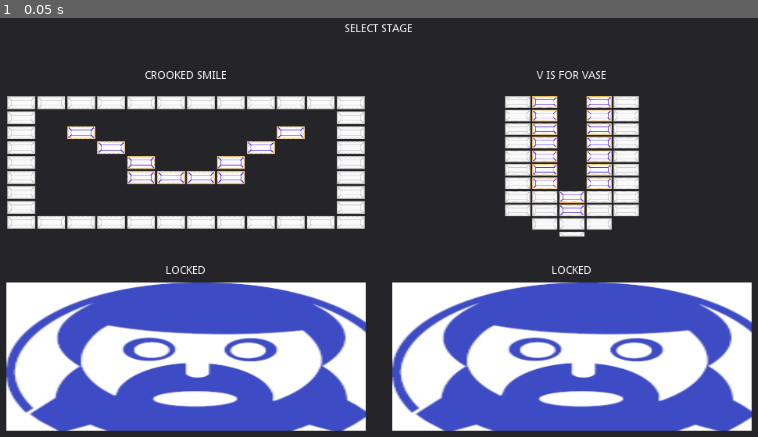
Above: before the commit, frame 1.
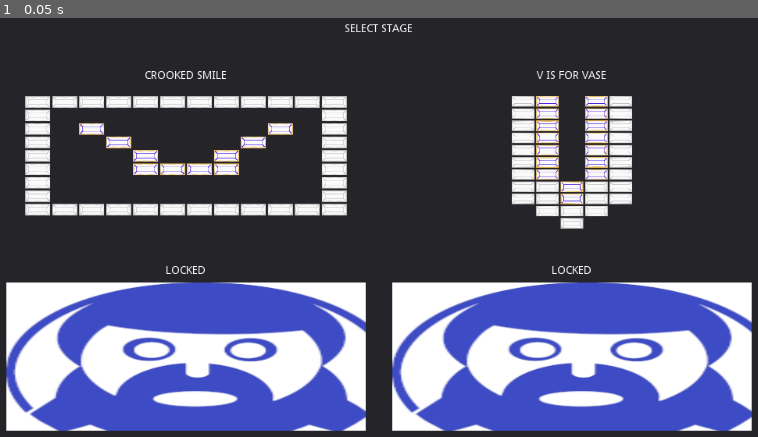
Above: after the commit, the same moment.

Repository: Anatolij-Grigorjev/Breakout4Godot
Game: Godot game, scene res://menus/StageSelectMenu.tscn
Same seed, same stepped clock (60 frames per second), same inputs: the game is played once before the commit and once after it. This scene is started directly instead of the project's main scene.
Inputs:
- Up to frame 1 (0.05 s): no input

The runs differ from the first frame. In frame 1, 11% of the frame differs, in the area x 0-85%, y 18-53%.

Commit message:
added barriers in bricks cell

Diff:
--- a/game/menus/StageSelectBlock.gd
+++ b/game/menus/StageSelectBlock.gd
@@ -10,6 +10,11 @@
 onready var preview_window: Viewport = $Panel/MarginContainer/VBoxContainer/ViewportContainer/Viewport
 onready var stage_title_lbl: Label = $Panel/MarginContainer/VBoxContainer/StageTitle
 onready var placeholder_graphic: TextureRect = $Panel/MarginContainer/VBoxContainer/ViewportContainer/Viewport/LockedTexture
+
+onready var barrier_left = $Panel/MarginContainer/VBoxContainer/ViewportContainer/Viewport/BarrierLeft
+onready var barrier_right = $Panel/MarginContainer/VBoxContainer/ViewportContainer/Viewport/BarrierRight
+onready var barrier_top = $Panel/MarginContainer/VBoxContainer/ViewportContainer/Viewport/BarrierTop
+onready var barrier_bottom = $Panel/MarginContainer/VBoxContainer/ViewportContainer/Viewport/BarrierBottom
 
 
 func _ready():
@@ -32,16 +37,20 @@
 	bricks.global_position = viewport_size / 2 - bricks_size / 2
 	#aligned to vertical top
 	bricks.global_position.y = 10
-	print("bricks_orig_size=%s|\nscale_factor=%s|\nbricks_size=%s|\nviewport_size=%s|\nbricks_pos=%s|" % [
-		bricks_orig_size, scale_factor, bricks_size, viewport_size, bricks.global_position
-	])
+	#place barriers
+	barrier_left.position.x = -10
+	barrier_top.position.y = -10
+	barrier_right.position.x = viewport_size.x + 10
+	barrier_bottom.position.y = viewport_size.y + 10
+
 
 
 func _get_bricks_scale_factor(viewport: Viewport, bricks: BricksMap) -> float:
 	var viewport_size = viewport.get_visible_rect().size
 	var bricks_size = bricks.get_used_rect().size * bricks.cell_size
 
-	return min(viewport_size.x / bricks_size.x, viewport_size.y / bricks_size.y)
+	#slightly smaller than viewport
+	return min(viewport_size.x / bricks_size.x, viewport_size.y / bricks_size.y) * 0.9
 
 
 
--- a/game/menus/StageSelectBlock.tscn
+++ b/game/menus/StageSelectBlock.tscn
@@ -1,8 +1,9 @@
-[gd_scene load_steps=4 format=2]
+[gd_scene load_steps=5 format=2]
 
 [ext_resource path="res://menus/StageSelectBlock.gd" type="Script" id=1]
 [ext_resource path="res://bricks/BricksMapVase.tscn" type="PackedScene" id=2]
 [ext_resource path="res://asset_lib_icon.png" type="Texture" id=3]
+[ext_resource path="res://Barrier.tscn" type="PackedScene" id=4]
 
 [node name="StageSelectBlock" type="Control"]
 anchor_right = 1.0
@@ -66,3 +67,19 @@
 margin_bottom = 40.0
 texture = ExtResource( 3 )
 expand = true
+
+[node name="BarrierLeft" parent="Panel/MarginContainer/VBoxContainer/ViewportContainer/Viewport" instance=ExtResource( 4 )]
+position = Vector2( -10, 0 )
+
+[node name="BarrierRight" parent="Panel/MarginContainer/VBoxContainer/ViewportContainer/Viewport" instance=ExtResource( 4 )]
+position = Vector2( -10, 0 )
+
+[node name="BarrierTop" parent="Panel/MarginContainer/VBoxContainer/ViewportContainer/Viewport" instance=ExtResource( 4 )]
+position = Vector2( 10, -10 )
+rotation = 1.5708
+scale = Vector2( 1, 2 )
+
+[node name="BarrierBottom" parent="Panel/MarginContainer/VBoxContainer/ViewportContainer/Viewport" instance=ExtResource( 4 )]
+position = Vector2( 10, -10 )
+rotation = 1.5708
+scale = Vector2( 1, 2 )
